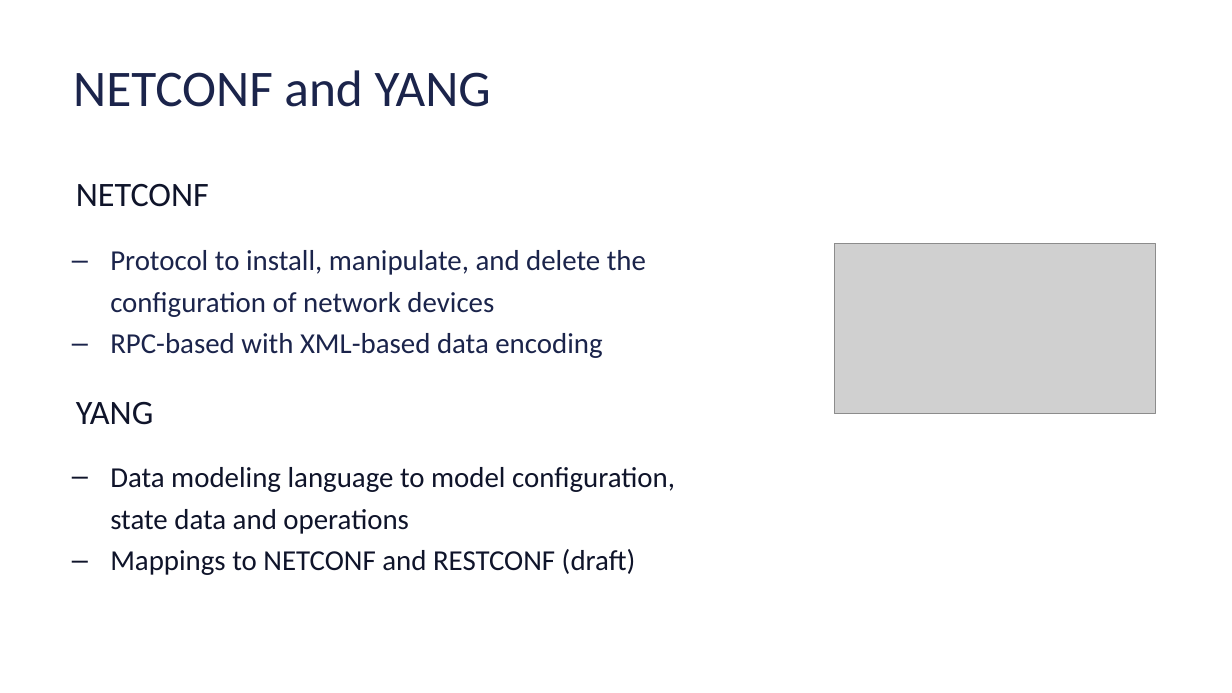
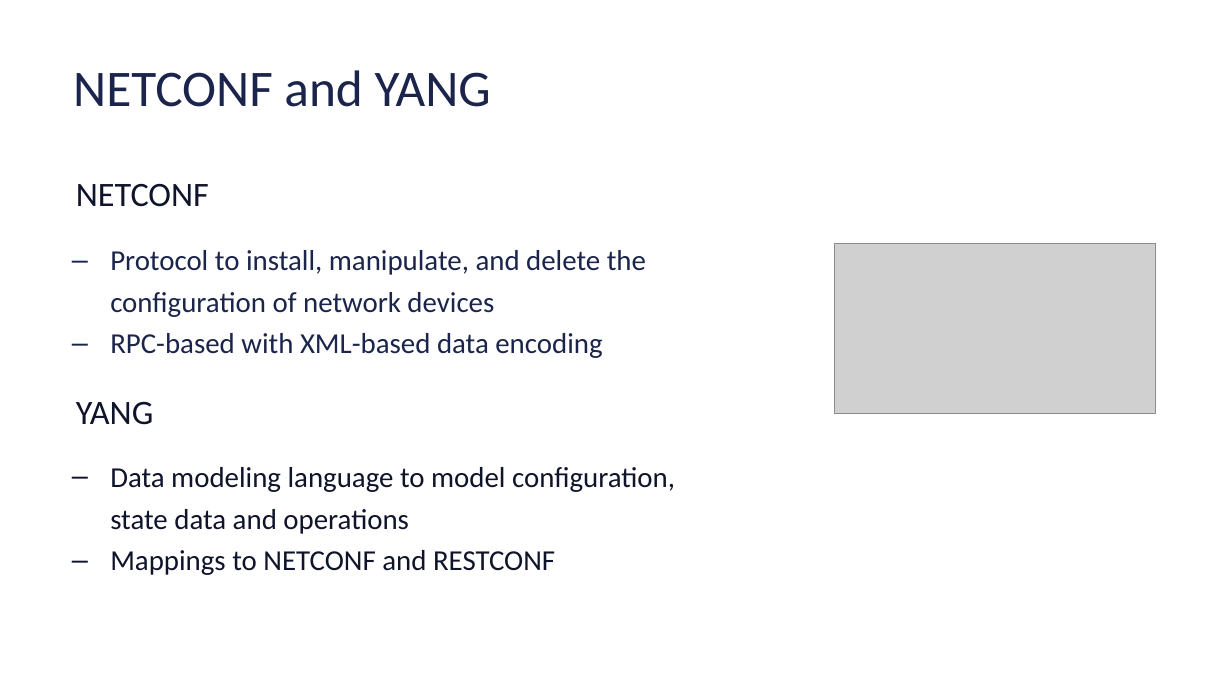
Before and after one commit to cmoberg/netconf-yang-training, a slide deck: slide 5 of slides/module-1-overview.pptx. Drawn at 1232x693 pixels with LibreOffice and Linux fonts; fonts in the diff are those of the drawing; grey boxes stand for pictures. Boxes give left, top, right and bottom in pixels: in the first picture for what was removed or moved away, otherwise in the second. Text is boxed around its words. In the diff, an @@ line names an element or a change of style, - is before the commit and + after.

Commit message:
Start of overhaul. Removing generated files and adding initial yang-library example

```diff
--- a/slides/module-1-overview.pptx
+++ b/slides/module-1-overview.pptx
@@ text at (110,550,555,575): text changed @@
-– Mappings to NETCONF and RESTCONF (draft)
+– Mappings to NETCONF and RESTCONF
```
Also in this commit, not shown: 2 other slides changed, 23 other files.
